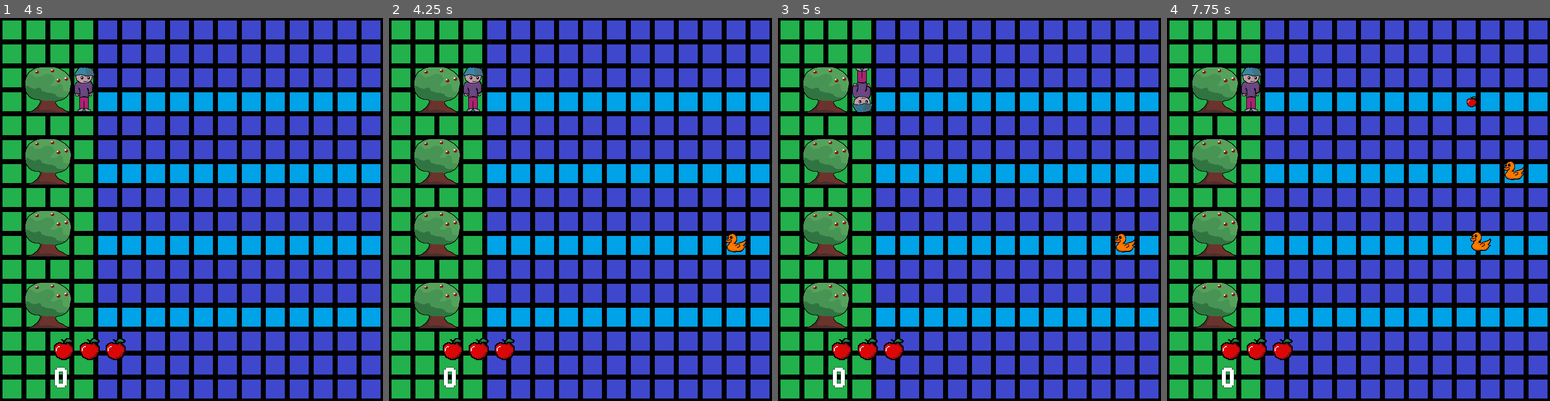
Above: before the commit, frames 1-4 (left to right).
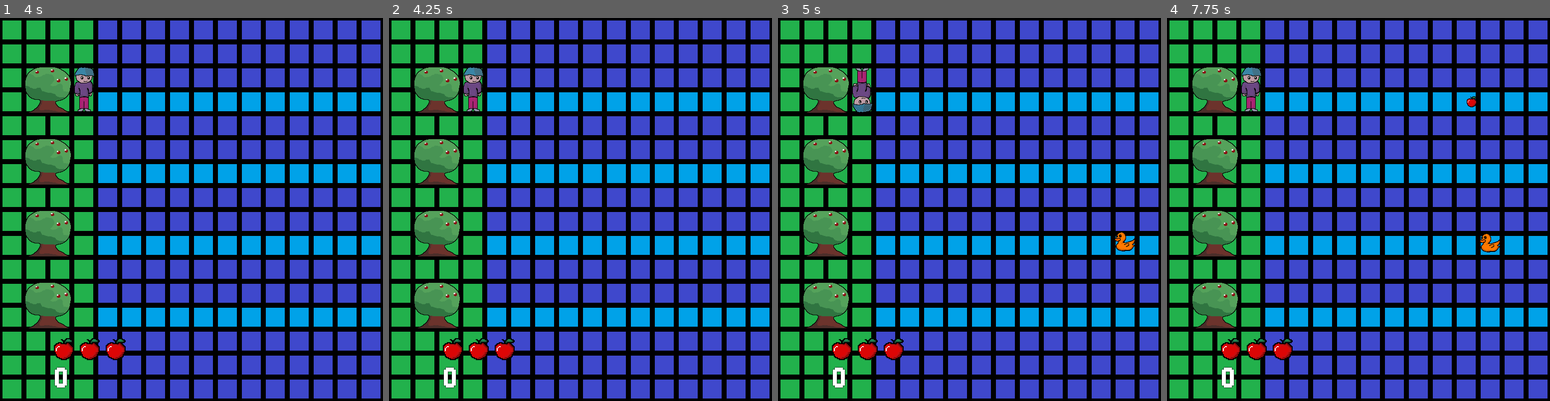
Above: after the commit, the same moments.

Repository: CamComDuck/TapTheDucks
Game: Godot game, scene res://title/title.tscn
Same seed, same stepped clock (60 frames per second), same inputs: the game is played once before the commit and once after it.
Inputs:
- Up to frame 1 (4 s): click "Start" at 0.5 s; tap Enter at 1.25 s; hold D (interact_right) 1.28-2.03 s; hold S (move_down) 2.03-2.78 s; tap Space at 2.75 s; hold D (interact_right) 2.78-3.53 s; hold W (move_up) from 3.53 s (still down)
- Up to frame 2 (4.25 s): keep holding W (move_up)
- Up to frame 3 (5 s): release W (move_up) at 4.28 s; hold A (interact_left) from 4.28 s (still down)
- Up to frame 4 (7.75 s): tap Enter at 5 s; release A (interact_left) at 5.78 s; hold S (move_down) 5.78-6.53 s; hold D (interact_right) 6.53-7.28 s; hold W (move_up) from 7.28 s (still down)

Frame 1 is identical in both runs. In frame 2, 0.2% of the frame differs, in the area x 88-94%, y 56-62%; in frame 3, 0.1%; in frame 4, 0.4%, in the area x 79-94%, y 37-62%.

Commit message:
Add MapTypes resource to allow for different maps

Diff:
--- /dev/null
+++ b/project/level/MapTypes.gd
@@ -0,0 +1,20 @@
+class_name MapTypes
+extends Resource
+
+@export var map_number : int
+
+@export_category("Player Positions")
+@export var player_position_1 : Vector2
+@export var player_position_2 : Vector2
+@export var player_position_3 : Vector2
+@export var player_position_4 : Vector2
+
+@export_category("Duck Positions")
+@export var duck_position_1 : Vector2
+@export var duck_position_2 : Vector2
+@export var duck_position_3 : Vector2
+@export var duck_position_4 : Vector2
+
+@export_category("Lane End Positions")
+@export var lane_end_player_side_position : Vector2
+@export var lane_end_duck_side_position : Vector2
--- a/project/level/level.gd
+++ b/project/level/level.gd
@@ -33,13 +33,18 @@
 @onready var duck_spawn_timer := $DuckSpawnTimer as Timer
 
 @onready var duck : = load("res://duck/duck.tscn") as PackedScene
-@onready var duck_basic := load("res://duck/resources/duck_basic.tres") as DuckTypes
-@onready var duck_fast := load("res://duck/resources/duck_fast.tres") as DuckTypes
-@onready var duck_hungry := load("res://duck/resources/duck_hungry.tres") as DuckTypes
-@onready var duck_angry := load("res://duck/resources/duck_angry.tres") as DuckTypes
+@onready var duck_basic := load("res://duck/duck_types/duck_basic.tres") as DuckTypes
+@onready var duck_fast := load("res://duck/duck_types/duck_fast.tres") as DuckTypes
+@onready var duck_hungry := load("res://duck/duck_types/duck_hungry.tres") as DuckTypes
+@onready var duck_angry := load("res://duck/duck_types/duck_angry.tres") as DuckTypes
+
+@onready var lane_end_player_side := $LaneEndPlayerSide as Area2D
+@onready var lane_end_duck_side := $LaneEndDuckSide as Area2D
 
 @onready var fruit_whole := load("res://fruit/fruit_whole.tscn") as PackedScene
 @onready var eaten_fruit := load("res://fruit/fruit_eaten.tscn") as PackedScene
+
+@onready var map_1 := load("res://level/map_types/map_1.tres") as MapTypes
 
 
 func _ready() -> void:
@@ -53,10 +58,7 @@
 	_duck_positions.append(duck_position_3)
 	_duck_positions.append(duck_position_4)
 
-	player.global_position = _player_positions[0].global_position
-
-	duck_spawn_timer.wait_time = randf_range(_duck_spawn_min_sec, _duck_spawn_max_sec)
-	duck_spawn_timer.start()
+	_on_round_start(1)
 
 
 func _physics_process(_delta: float) -> void:
@@ -186,6 +188,38 @@
 	new_eaten_fruit.global_position = fruit_position
 
 
+func _on_round_start(round_num : int) -> void:
+	var current_map_type : MapTypes
+
+	if round_num % 4 == 1:
+		current_map_type = map_1
+	#elif round_num % 4 == 2:
+		#current_map_type = map_2
+	#elif round_num % 4 == 3:
+		#current_map_type = map_3
+	#elif round_num % 4 == 0:
+		#current_map_type = map_4
+
+
+	player_position_1.global_position = current_map_type.player_position_1
+	player_position_2.global_position = current_map_type.player_position_2
+	player_position_3.global_position = current_map_type.player_position_3
+	player_position_4.global_position = current_map_type.player_position_4
+
+	duck_position_1.global_position = current_map_type.duck_position_1
+	duck_position_2.global_position = current_map_type.duck_position_2
+	duck_position_3.global_position = current_map_type.duck_position_3
+	duck_position_4.global_position = current_map_type.duck_position_4
+
+	lane_end_player_side.global_position = current_map_type.lane_end_player_side_position
+	lane_end_duck_side.global_position = current_map_type.lane_end_duck_side_position
+
+	player.global_position = _player_positions[0].global_position
+
+	duck_spawn_timer.wait_time = randf_range(_duck_spawn_min_sec, _duck_spawn_max_sec)
+	duck_spawn_timer.start()
+
+
 func _on_lane_end_player_side_body_entered(body: Node2D) -> void:
 	if body is Duck:
 		_ducks_finished += 1
--- a/project/level/level.tscn
+++ b/project/level/level.tscn
@@ -57,7 +57,6 @@
 input_pickable = false
 
 [node name="CollisionShape2D" type="CollisionShape2D" parent="LaneEndPlayerSide"]
-position = Vector2(164, 384)
 shape = SubResource("RectangleShape2D_s1div")
 
 [node name="LaneEndDuckSide" type="Area2D" parent="."]
@@ -66,7 +65,6 @@
 input_pickable = false
 
 [node name="CollisionShape2D" type="CollisionShape2D" parent="LaneEndDuckSide"]
-position = Vector2(748, 384)
 shape = SubResource("RectangleShape2D_s1div")
 
 [node name="TileBackgroundLvl1" type="TileMapLayer" parent="."]
--- /dev/null
+++ b/project/level/map_types/map_1.tres
@@ -0,0 +1,17 @@
+[gd_resource type="Resource" script_class="MapTypes" load_steps=2 format=3 uid="uid://smeh56pkche7"]
+
+[ext_resource type="Script" path="res://level/MapTypes.gd" id="1_ecq2v"]
+
+[resource]
+script = ExtResource("1_ecq2v")
+map_number = 1
+player_position_1 = Vector2(168, 144)
+player_position_2 = Vector2(168, 288)
+player_position_3 = Vector2(168, 432)
+player_position_4 = Vector2(168, 576)
+duck_position_1 = Vector2(696, 161)
+duck_position_2 = Vector2(696, 305)
+duck_position_3 = Vector2(696, 450)
+duck_position_4 = Vector2(696, 597)
+lane_end_player_side_position = Vector2(164, 384)
+lane_end_duck_side_position = Vector2(748, 384)
--- a/project/project.godot
+++ b/project/project.godot
@@ -31,13 +31,14 @@
 folder_colors={
 "res://audio_controller/": "purple",
 "res://duck/": "green",
+"res://duck/duck_types/": "red",
 "res://duck/graphics/": "red",
-"res://duck/resources/": "red",
 "res://fruit/": "green",
 "res://fruit/graphics/": "red",
 "res://game_overlay/": "purple",
 "res://level/": "orange",
 "res://level/graphics/": "red",
+"res://level/map_types/": "red",
 "res://player/": "yellow",
 "res://player/graphics/": "red",
 "res://title/": "orange"
--- a/project/title/title.gd
+++ b/project/title/title.gd
@@ -7,10 +7,10 @@
 @onready var hungry_duck_texture: TextureRect = $HelpContainer/VBoxContainer/HungryDuck/HungryDuckTexture
 @onready var angry_duck_texture: TextureRect = $HelpContainer/VBoxContainer/AngryDuck/AngryDuckTexture
 
-@onready var duck_basic := load("res://duck/resources/duck_basic.tres") as DuckTypes
-@onready var duck_fast := load("res://duck/resources/duck_fast.tres") as DuckTypes
-@onready var duck_hungry := load("res://duck/resources/duck_hungry.tres") as DuckTypes
-@onready var duck_angry := load("res://duck/resources/duck_angry.tres") as DuckTypes
+@onready var duck_basic := load("res://duck/duck_types/duck_basic.tres") as DuckTypes
+@onready var duck_fast := load("res://duck/duck_types/duck_fast.tres") as DuckTypes
+@onready var duck_hungry := load("res://duck/duck_types/duck_hungry.tres") as DuckTypes
+@onready var duck_angry := load("res://duck/duck_types/duck_angry.tres") as DuckTypes
 
 func _ready() -> void:
 	basic_duck_texture.modulate = duck_basic.color
Renamed: project/duck/resources/duck_angry.tres -> project/duck/duck_types/duck_angry.tres
Renamed: project/duck/resources/duck_basic.tres -> project/duck/duck_types/duck_basic.tres
Renamed: project/duck/resources/duck_fast.tres -> project/duck/duck_types/duck_fast.tres
Renamed: project/duck/resources/duck_hungry.tres -> project/duck/duck_types/duck_hungry.tres
